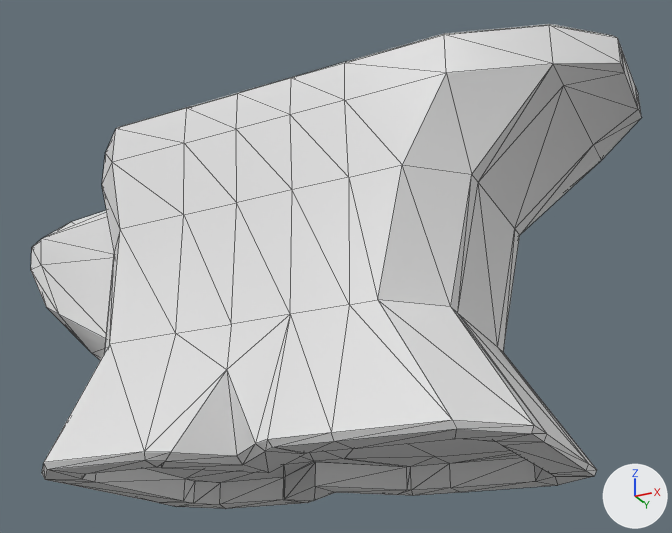
Renders of the glTF model assets/anvil.gltf from each side of a commit.
Before and after are seen from a camera (50 mm lens) standing at (0.95, -1.758, -0.721) and looking at (0.064, 0.014, 0.076). The lights are fixed; the arrows at lower right show +X, +Y and +Z. Mesh edges are drawn as thin lines. Vertices at the same position are counted once.

The first picture shows 'AnvilMesh'.
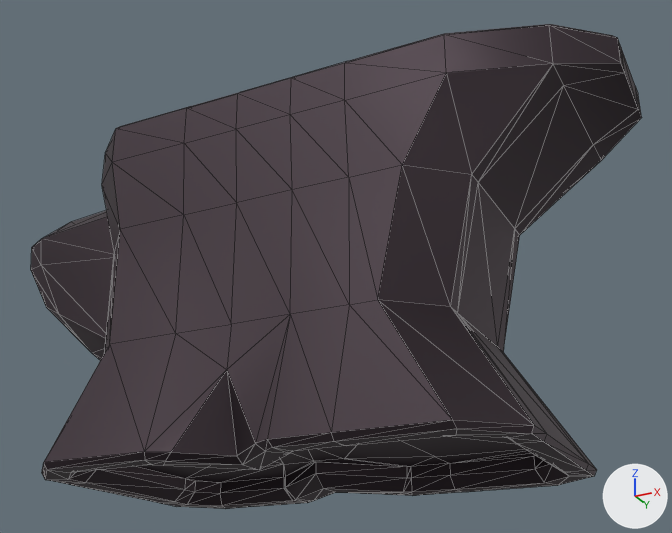
Boxes (x1, y1, x2, y2) around the edits, measured in the pictures (672 x 533 px; the box of a moved part takes in the faces that stretch with it):
part 1 of me_cube_002, moved or reshaped: (45, 429, 593, 509) in both
part 2 of me_cube_002, recoloured (white to grey): (31, 24, 642, 483) in both

What the commit changed:
Material 'Material.001' (mat_material_001) is new.
Its base color is (0.0708, 0.0533, 0.0636) (dark grey #4b4147).
Its metallic is 0.906.
Its roughness is 0.606.
me_cube_002 is used by ob_anvilmesh; location (0.0, 0.0, 0.0).
me_cube_002 had 274 vertices, 544 faces and spanned x -0.82..0.76, y -0.34..0.34, z -0.4..0.41.
me_cube_002 now has 298 vertices, 592 faces and spans x -0.82..0.76, y -0.34..0.34, z -0.4..0.41.
Part 1, on me_cube_002:
24 vertices are removed from x -0.43..0.48, y -0.25..0.25, z -0.4.
96 faces are deleted.
42 vertices are added at x -0.45..0.51, y -0.28..0.28, z -0.4..-0.37.
6 new vertices lie (0.0, 0.06, 0.0) away from vertices in x -0.45..0.51, y -0.33..0.16, z -0.4.
144 new faces join them.
me_cube_002 part 2: 448 faces spanning x -0.82..0.76, y -0.34..0.34, z -0.4..0.41 switch from no material to mat_material_001 (dark grey #4b4147).
